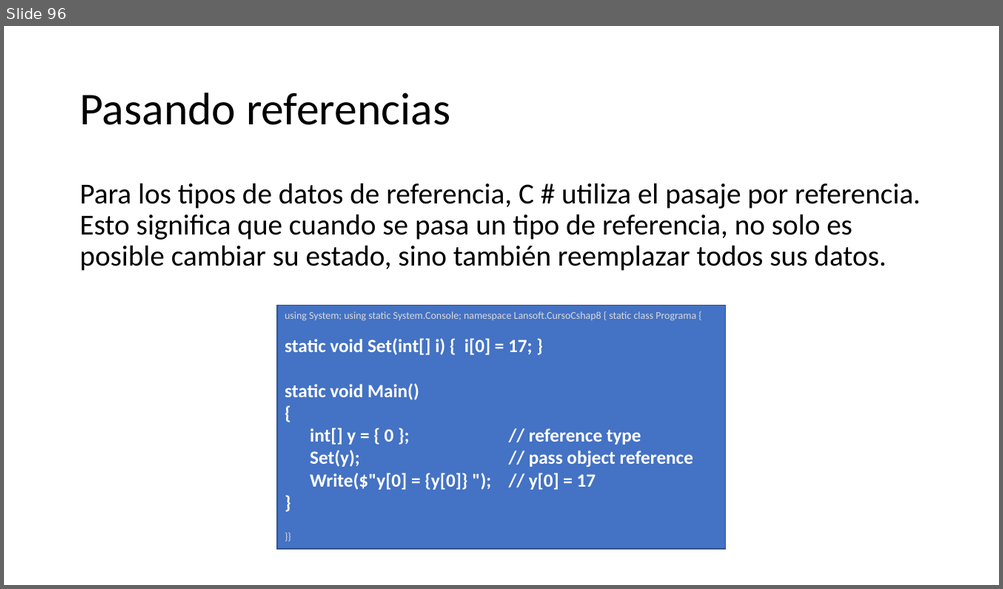
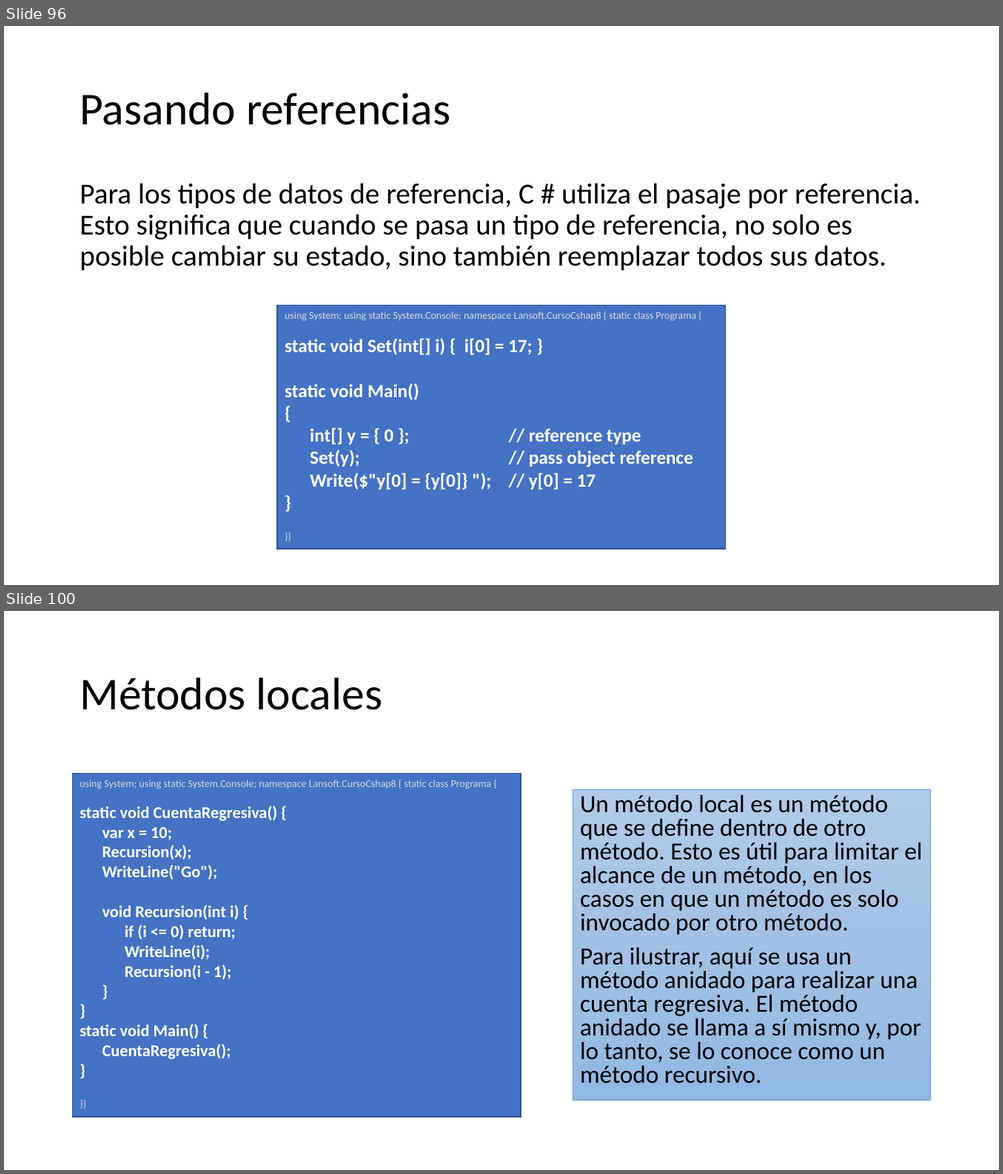
Before and after one commit to AlbertOsinaga/CursoCSharp__8, a slide deck: CSharpQuickReferencia.pptx. Shown one above the other, each under a label of ours: slide 96 before the commit, slides 96 and 100 after it; the slides between them are not shown. The pictures are 1003x589 and 1003x1174 pixels, drawn with LibreOffice and Linux fonts; fonts in the diff are those of the drawing. Boxes give left, top, right and bottom in pixels: in the first picture for what was removed or moved away, otherwise in the second. Text is boxed around its words. In the diff, an @@ line names an element or a change of style, - is before the commit and + after.

```diff
--- a/CSharpQuickReferencia.pptx
+++ b/CSharpQuickReferencia.pptx
@@ slide 100 added at (4,611,999,1170), background #FFFFFF @@
@@ title added at (79,678,382,710), 44 pt, text #000000 @@
+Métodos locales
@@ rectangle added at (73,774,521,1118), fill #4472C4, outline #325491 1 pt, 16 pt, text #FFFFFF, bold @@
+using System; using static System.Console; namespace Lansoft.CursoCshap8 { static class Programa {
+static void CuentaRegresiva() {
+var x = 10;
+Recursion(x);
+WriteLine("Go");
+void Recursion(int i) {
+if (i <= 0) return;
+WriteLine(i);
+Recursion(i - 1);
+}
+}
+static void Main() {
+CuentaRegresiva();
+}
+}}
@@ text added at (572,790,930,1101), fill gradient #B1CBE9 to #A3C1E5 to #93B9E4, outline #5B9BD5 0.5 pt, 23.8 pt, text #000000 @@
+Un método local es un método que se define dentro de otro método. Esto es útil para limitar el alcance de un método, en los casos en que un método es solo invocado por otro método.
+Para ilustrar, aquí se usa un método anidado para realizar una cuenta regresiva. El método anidado se llama a sí mismo y, por lo tanto, se lo conoce como un método recursivo.
```
Also in this commit, not shown: 2 slides changed, 1 other slide added, 2 slides removed, 2 other files.
